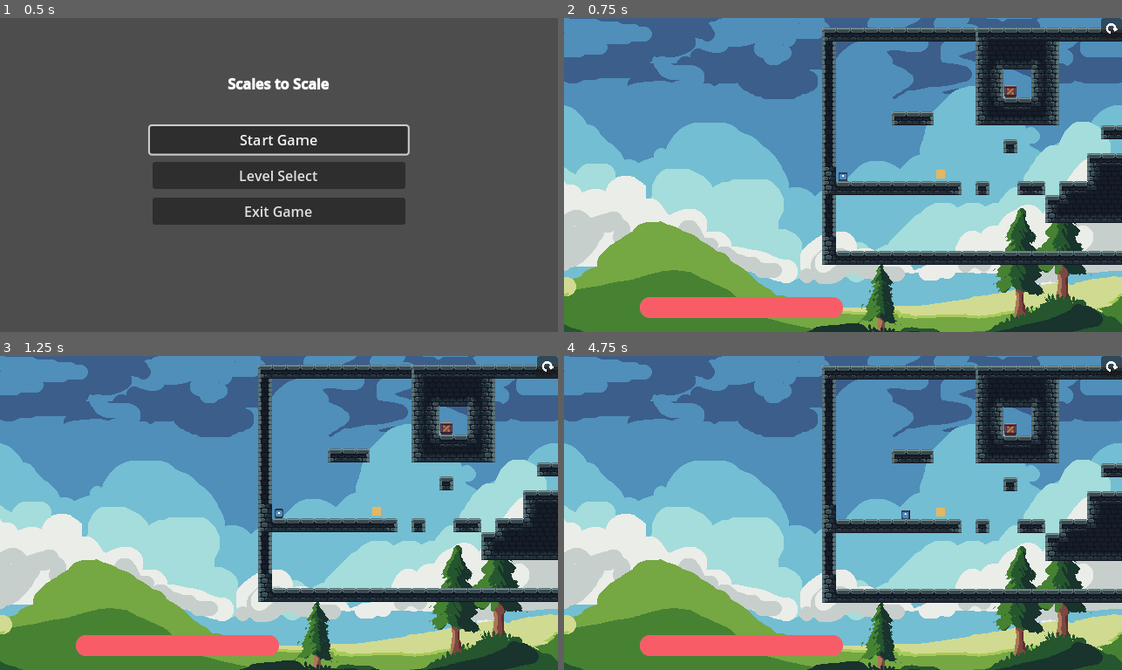
Above: before the commit, frames 1-4 (two rows, left to right).
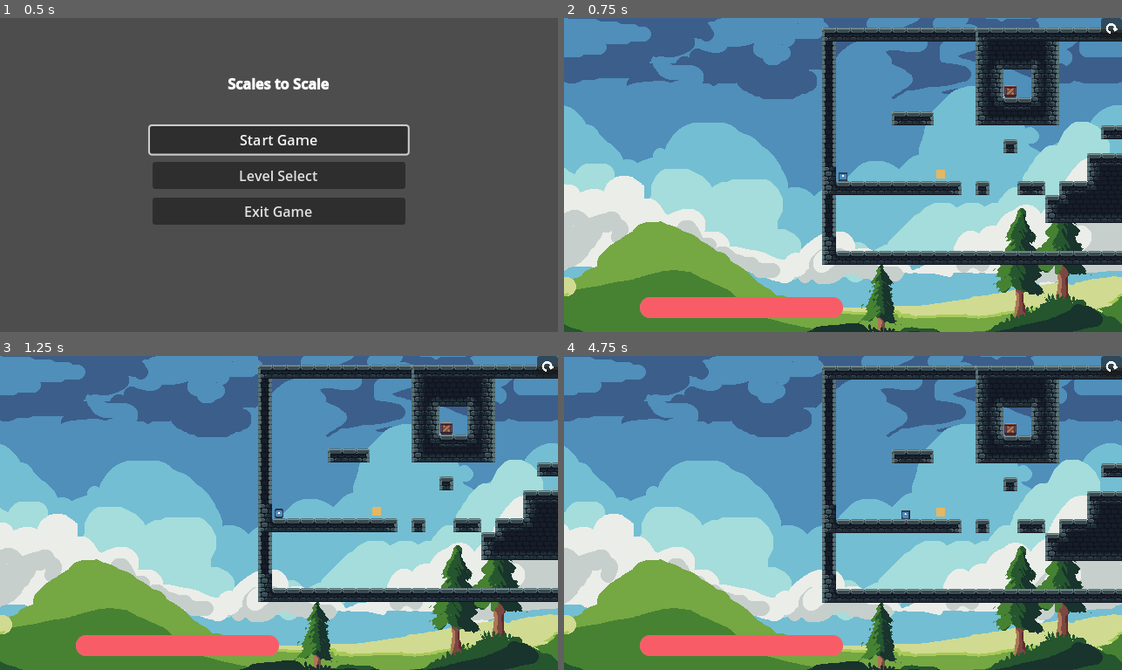
Above: after the commit, the same moments.

Repository: Robocraft999/ScalesToScale
Game: Godot game, scene res://scenes/root.tscn
Two runs of this game, one before a commit and one after it. Both use one fixed random seed, a clock stepped at 60 frames per second and the inputs below. The engine's default icon, where the game draws it, is replaced by a stand-in: a white triangle on a blue panel in a dark square.
Inputs (mouse positions are in pixels of both pictures, inside the frame that each line leads up to):
- Up to frame 1 (0.5 s): no input
- Up to frame 2 (0.75 s): click "Start Game" at 0.5 s
- Up to frame 3 (1.25 s): no input
- Up to frame 4 (4.75 s): click (1110, 365) at 1.25 s; click (1110, 365) at 2 s; click (1110, 365) at 2.75 s; tap Enter (ui_accept) at 3.5 s; move the mouse to (965, 497) at 3.52 s; hold D (move_right) 3.53-4.25 s; hold Space (dash) 3.53-4.25 s; click (965, 497) at 3.67 s; tap Up (jump) at 3.77 s; drag from (731, 528) to (943, 513) at 4.27 s

Frame 1 is identical in both runs. In frame 2, 1.4% of the frame differs, in the area x 0-100%, y 0-85%; in frame 3, 3.6%; in frame 4, 9.0%.

Commit message:
added cloud movement

Diff:
--- a/scenes/test.tscn
+++ b/scenes/test.tscn
@@ -1,7 +1,8 @@
-[gd_scene load_steps=24 format=4 uid="uid://333vqfbf2bv7"]
+[gd_scene load_steps=25 format=4 uid="uid://333vqfbf2bv7"]
 
 [ext_resource type="Script" path="res://scripts/test.gd" id="1_q0kfk"]
 [ext_resource type="Texture2D" uid="uid://sj0nvs17ukpj" path="res://sprites/background/parallax_1.png" id="2_6qo41"]
+[ext_resource type="Script" path="res://scripts/cloud_layer.gd" id="2_nqbyb"]
 [ext_resource type="TileSet" uid="uid://p75osdbfaruv" path="res://resources/test_tile_set.tres" id="2_y1o7q"]
 [ext_resource type="PackedScene" uid="uid://cvg3yiw0w3rjb" path="res://scenes/objects/collectible.tscn" id="3_h7wox"]
 [ext_resource type="Texture2D" uid="uid://cl2utl4r8pdxk" path="res://sprites/background/parallax_2.png" id="3_ytqaf"]
@@ -55,6 +56,8 @@
 [node name="ParallaxLayer" type="ParallaxLayer" parent="ParallaxBackground"]
 motion_scale = Vector2(0, 0)
 motion_mirroring = Vector2(640, 0)
+script = ExtResource("2_nqbyb")
+cloud_speed = -3.75
 
 [node name="Sprite2D" type="Sprite2D" parent="ParallaxBackground/ParallaxLayer"]
 texture = ExtResource("2_6qo41")
@@ -62,6 +65,8 @@
 [node name="ParallaxLayer2" type="ParallaxLayer" parent="ParallaxBackground"]
 motion_scale = Vector2(0.1, 0.1)
 motion_mirroring = Vector2(640, 0)
+script = ExtResource("2_nqbyb")
+cloud_speed = -5.0
 
 [node name="Sprite2D" type="Sprite2D" parent="ParallaxBackground/ParallaxLayer2"]
 texture = ExtResource("3_ytqaf")
@@ -69,6 +74,8 @@
 [node name="ParallaxLayer3" type="ParallaxLayer" parent="ParallaxBackground"]
 motion_scale = Vector2(0.2, 0.2)
 motion_mirroring = Vector2(640, 0)
+script = ExtResource("2_nqbyb")
+cloud_speed = -6.25
 
 [node name="Sprite2D" type="Sprite2D" parent="ParallaxBackground/ParallaxLayer3"]
 texture = ExtResource("4_u47fn")
@@ -76,6 +83,8 @@
 [node name="ParallaxLayer4" type="ParallaxLayer" parent="ParallaxBackground"]
 motion_scale = Vector2(0.3, 0.3)
 motion_mirroring = Vector2(640, 0)
+script = ExtResource("2_nqbyb")
+cloud_speed = -7.0
 
 [node name="Sprite2D" type="Sprite2D" parent="ParallaxBackground/ParallaxLayer4"]
 texture = ExtResource("5_shc07")
--- /dev/null
+++ b/scripts/cloud_layer.gd
@@ -0,0 +1,6 @@
+extends ParallaxLayer
+
+@export var cloud_speed : float = -15
+
+func _process(delta  : float) -> void:
+	self.motion_offset.x += cloud_speed * delta
Binary file changed: sprites/background/parallax_4.png
